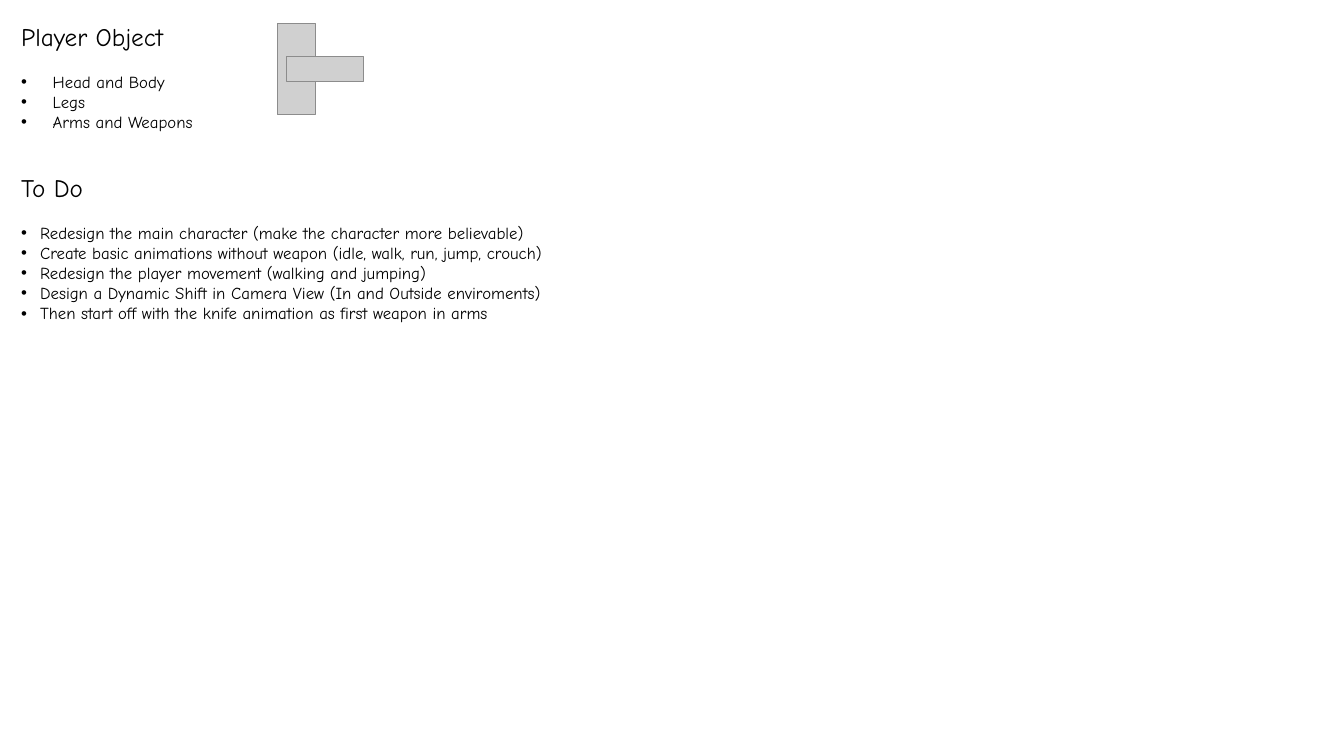
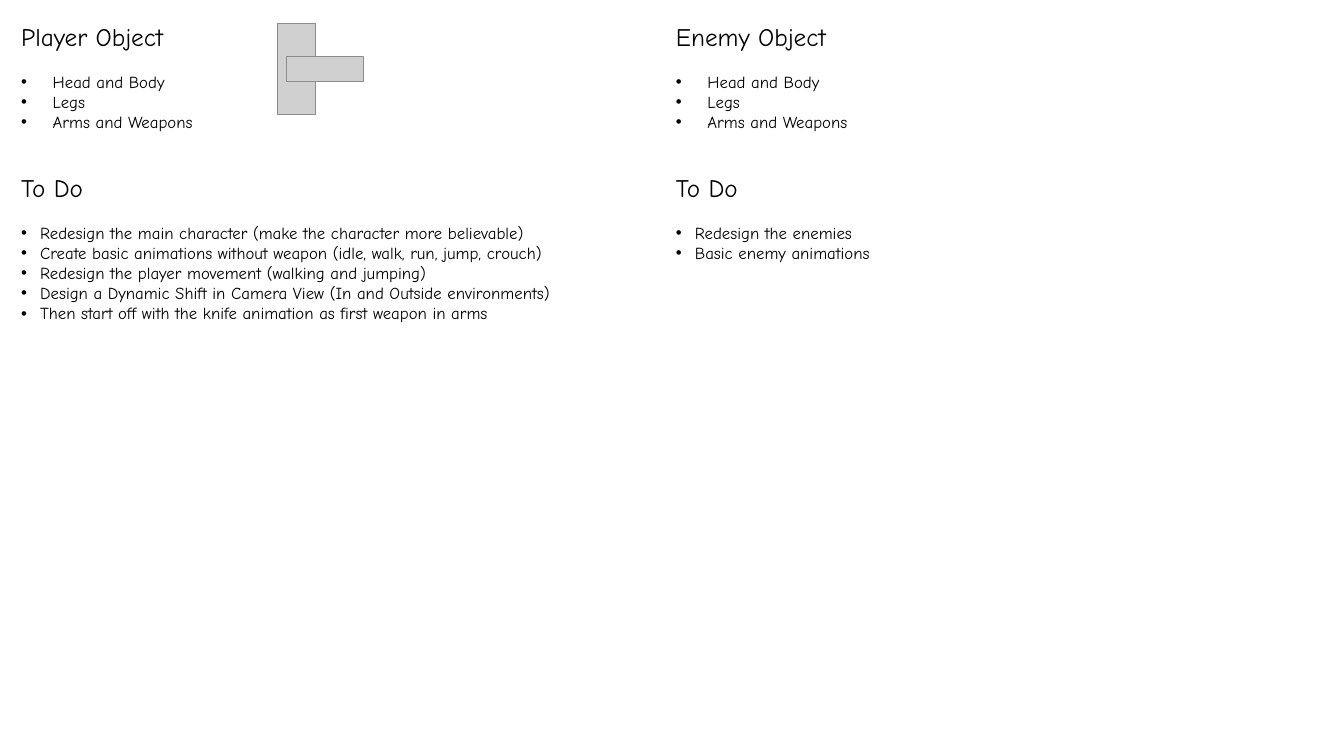
Before and after one commit to SJohnmith/Shadow-of-Aral, a slide deck: slide 1 of Shadow of Aral/Shadow of Aral - Image Files/Shadow of Aral - Game Objects.pptx. Drawn at 1344x756 pixels with LibreOffice and Linux fonts; fonts in the diff are those of the drawing; grey boxes stand for pictures. Boxes give left, top, right and bottom in pixels: in the first picture for what was removed or moved away, otherwise in the second. Text is boxed around its words. In the diff, an @@ line names an element or a change of style, - is before the commit and + after.

```diff
--- a/Shadow of Aral/Shadow of Aral - Image Files/Shadow of Aral - Game Objects.pptx
+++ b/Shadow of Aral/Shadow of Aral - Image Files/Shadow of Aral - Game Objects.pptx
@@ text added at (676,29,870,263), 12 pt, text #000000 @@
+Enemy Object
+• Head and Body
+• Legs
+• Arms and Weapons
+To Do
+• Redesign the enemies
+• Basic enemy animations
@@ text at (40,286,549,303): text changed @@
-• Design a Dynamic Shift in Camera View (In and Outside enviroments)
+• Design a Dynamic Shift in Camera View (In and Outside environments)
```
Also in this commit, not shown: 36 other files.
